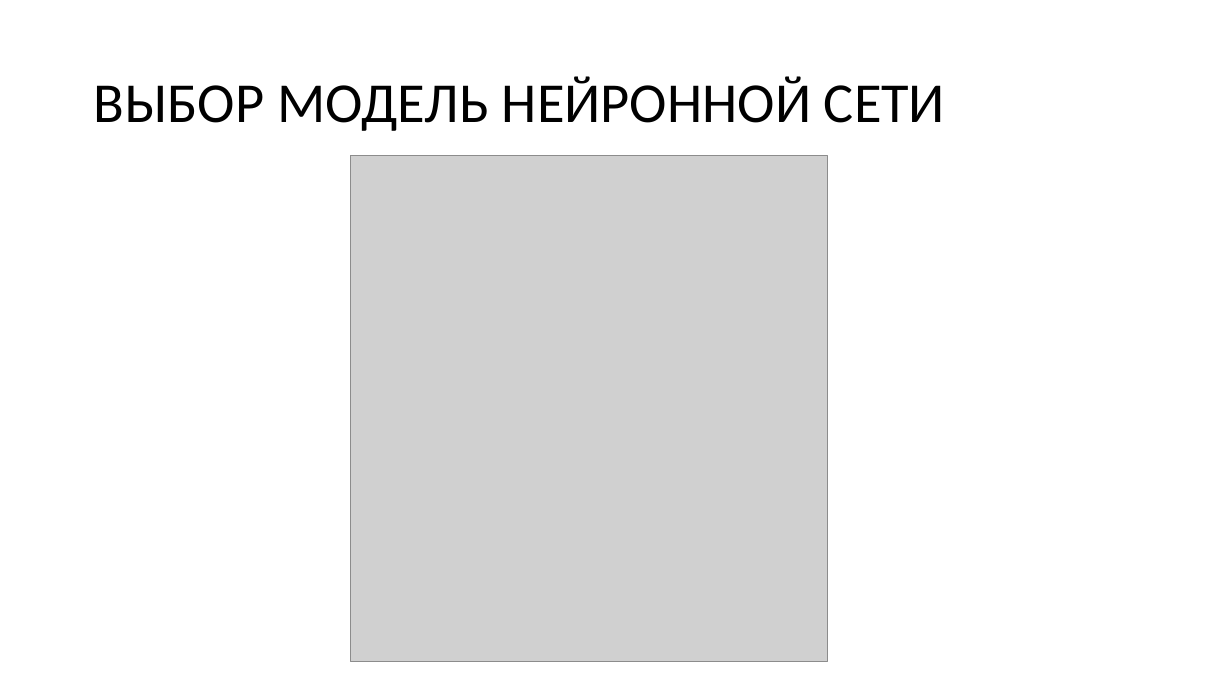
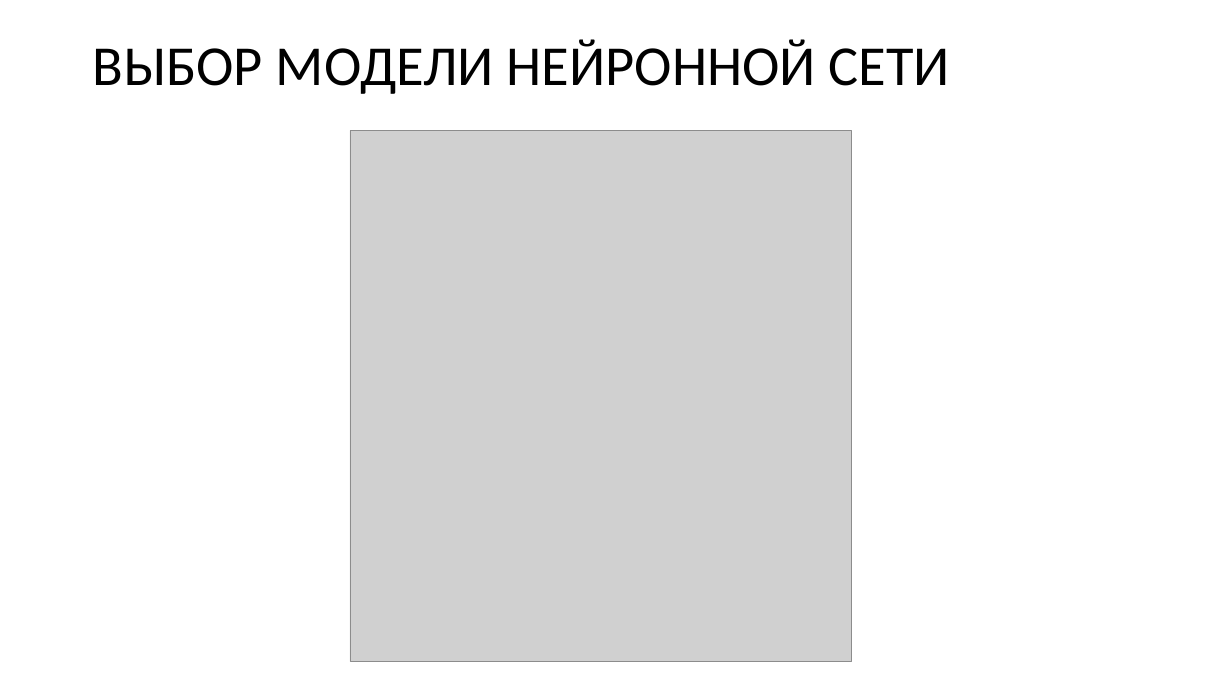
Before and after one commit to Wideweb/-digital-psychology-docs, a slide deck: slide 8 of Алькевич А.С/Презентация.pptx. Drawn at 1232x693 pixels with LibreOffice and Linux fonts; fonts in the diff are those of the drawing; grey boxes stand for pictures. Boxes give left, top, right and bottom in pixels: in the first picture for what was removed or moved away, otherwise in the second. Text is boxed around its words. In the diff, an @@ line names an element or a change of style, - is before the commit and + after.

```diff
--- a/Алькевич А.С/Презентация.pptx
+++ b/Алькевич А.С/Презентация.pptx
@@ title at box(93, 39, 950, 94): text changed @@
-ВЫБОР МОДЕЛЬ НЕЙРОННОЙ СЕТИ
+ВЫБОР МОДЕЛИ НЕЙРОННОЙ СЕТИ
@@ picture: place and size @@
-picture at box(350, 156, 828, 662)
+picture at box(350, 130, 852, 661)
```
Also in this commit, not shown: 5 other slides changed, 5 other files.
